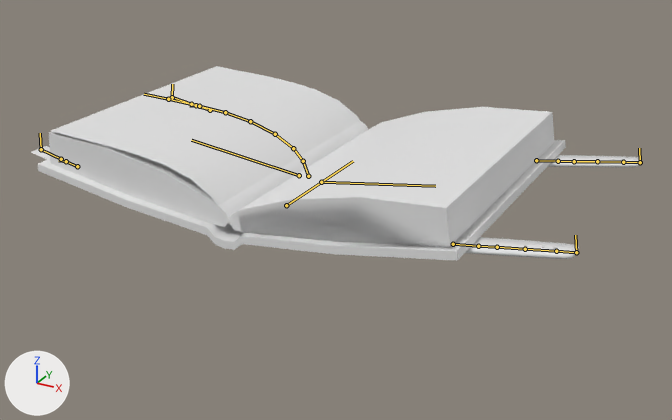
An edit to the Blender file Blender Projects/Weapon_Grimoire_v02.blend, drawn before and after from the same camera.
Before and after are seen from a 50 mm camera at (3.25, -5.49, 2.53) aimed at (0.25, -0.02, -0.21). Arrows for +X, +Y and +Z are at lower left; the lights stay in place. The older version comes first. Both versions are drawn at frame 0 of the action 'Page Turn'; the numbers are the values there. The bones that change, and the others that lie on the model, are drawn over the model as lines.

Objects in the first picture: 'le book collection'.
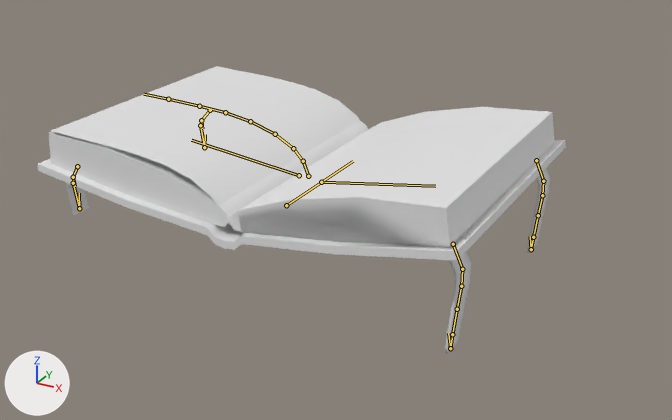
Where the change shows, as pixel boxes [x1, y1, x2, y2] in the pictures (672 x 420 px):
'le book collection', posed (13% narrower, 47% taller): before [31, 66, 641, 261]; after [38, 66, 566, 354]
bone 'STRAP_BL_IK', root to tip: before (41, 149) to (40, 133); after (79, 208) to (79, 193)
bone 'STRAP_TL_IK', root to tip: before (172, 97) to (172, 84); after (204, 147) to (205, 134)
bone 'STRAP_BR_IK', root to tip: before (576, 252) to (575, 235); after (450, 348) to (448, 333)
bone 'STRAP_TR_IK', root to tip: before (640, 162) to (639, 148); after (531, 249) to (530, 236)

What the commit changed:
Bone 'STRAP_BL_IK' (bone_strap_bl_ik) moves from (0.0, 0.0, 0.0) to (0.368, -0.373, 0.0).
Bone 'STRAP_TL_IK' (bone_strap_tl_ik) moves from (0.0, 0.0, 0.0) to (0.368, -0.373, 0.0).
Bone 'STRAP_BR_IK' (bone_strap_br_ik) moves from (0.0, 0.0, 0.0) to (-0.828, -0.709, 0.0).
Bone 'STRAP_TR_IK' (bone_strap_tr_ik) moves from (0.0, 0.0, 0.0) to (-0.828, -0.709, 0.0).
